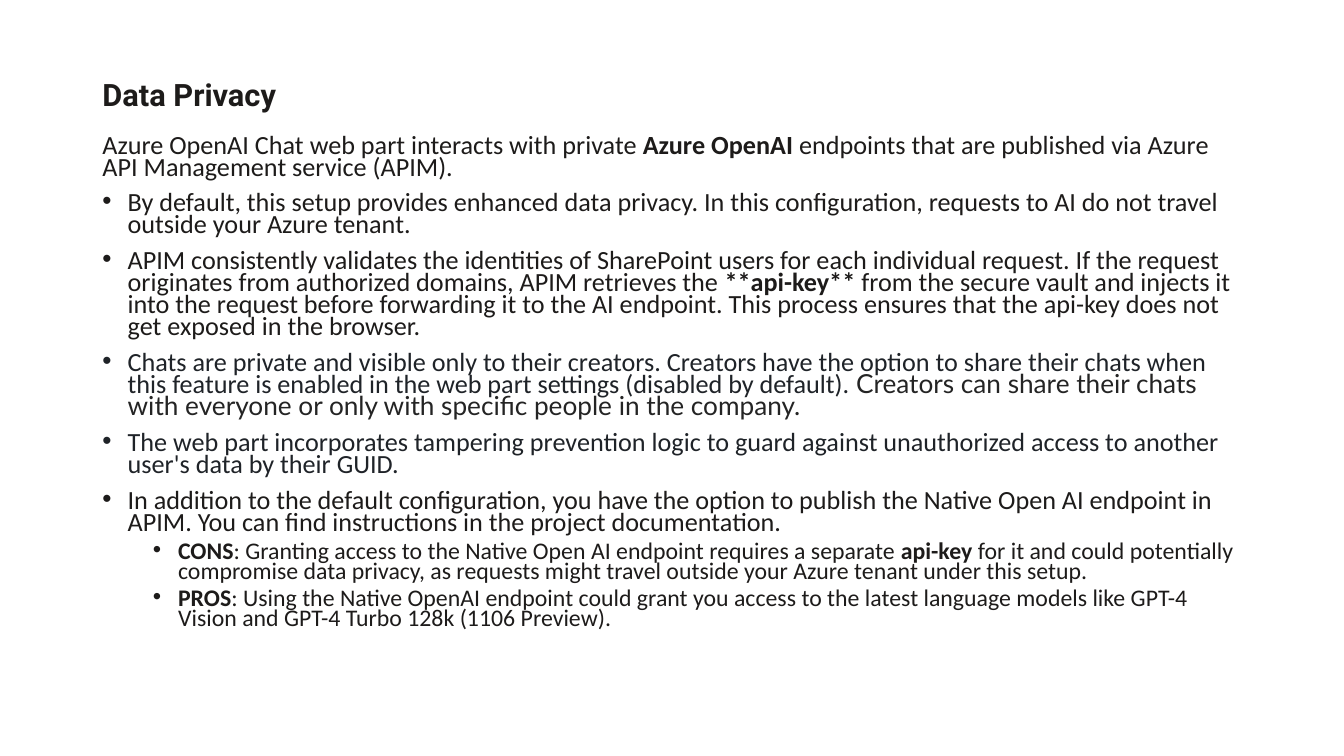
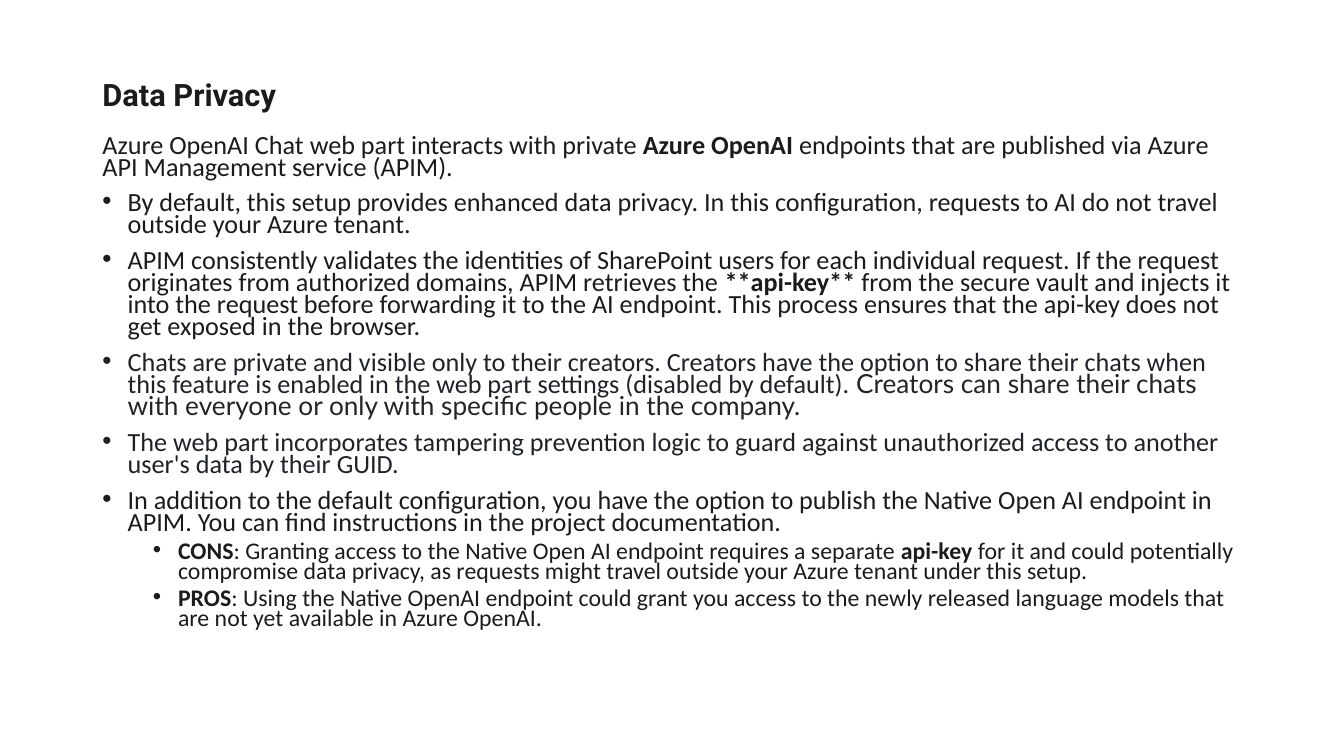
Before and after one commit to Paul-Borisov/react-azure-open-ai-chat-web-part-spfx, a slide deck: slide 3 of docs/azure-openai-chat-web-part-presentation.pptx. Drawn at 1344x756 pixels with LibreOffice and Linux fonts; fonts in the diff are those of the drawing. Boxes give left, top, right and bottom in pixels: in the first picture for what was removed or moved away, otherwise in the second. Text is boxed around its words. In the diff, an @@ line names an element or a change of style, - is before the commit and + after.

Commit message:
Beta 1.2: added APIM support for GPT-4 Vision, optimized image saving on analysis (saved to ChatImages if it exists otherwise compressed to JPEG), added a separate checkbox to enable Vision model.

```diff
--- a/docs/azure-openai-chat-web-part-presentation.pptx
+++ b/docs/azure-openai-chat-web-part-presentation.pptx
@@ text at box(178, 589, 1224, 630): text changed @@
-  • PROS: Using the Native OpenAI endpoint could grant you access to the latest language models like GPT-4 Vision and GPT-4 Turbo 128k (1106 Preview).
+  • PROS: Using the Native OpenAI endpoint could grant you access to the newly released language models that are not yet available in Azure OpenAI.
```
Also in this commit, not shown: 3 other slides changed, 16 other files.
